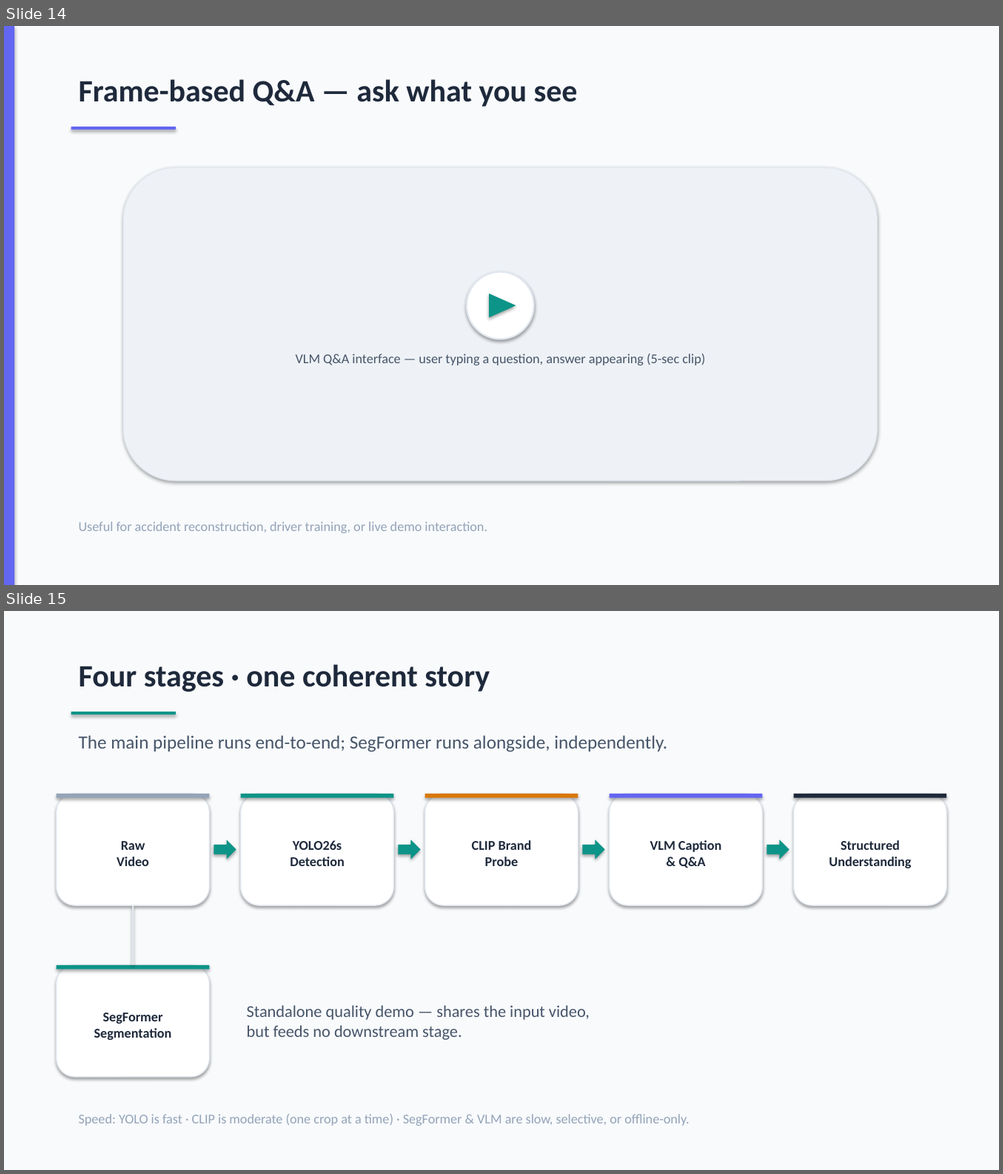
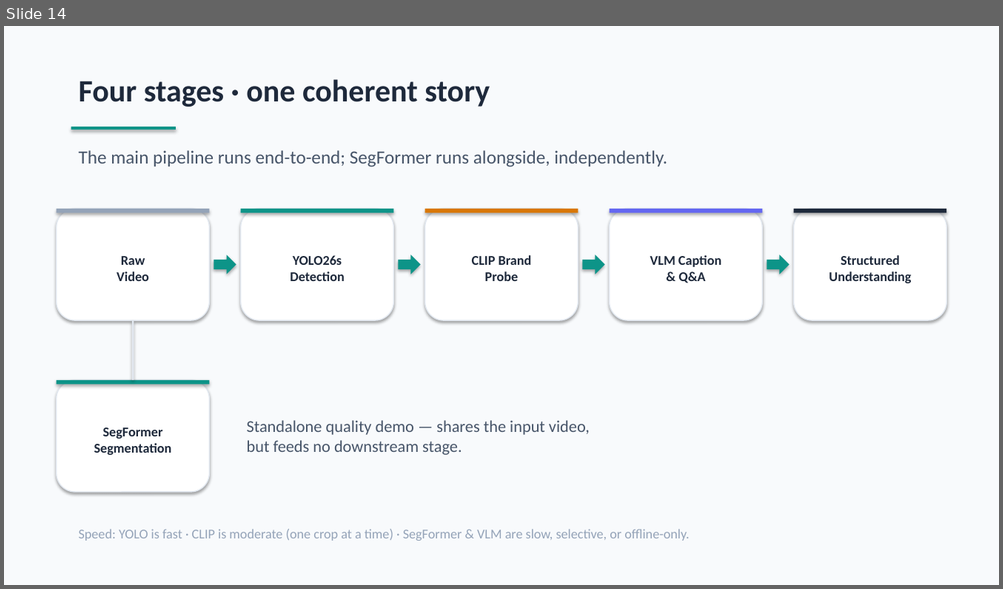
Before and after one commit to dydy2010/computer_vision_hslu_2026, a slide deck: Computer_Vision_Presentation.pptx. Shown one above the other, each under a label of ours: slides 14 and 15 before the commit, slide 14 after it. The pictures are 1003x1174 and 1003x589 pixels, drawn with LibreOffice and Linux fonts; fonts in the diff are those of the drawing. Boxes give left, top, right and bottom in pixels: in the first picture for what was removed or moved away, otherwise in the second. Text is boxed around its words. In the diff, an @@ line names an element or a change of style, - is before the commit and + after.

```diff
--- a/Computer_Vision_Presentation.pptx
+++ b/Computer_Vision_Presentation.pptx
@@ slide 14 removed at [4, 26, 999, 585], background #F8FAFC @@
@@ rectangle removed at [4, 26, 14, 585] @@
@@ text removed at [79, 79, 578, 107] @@
-Frame-based Q&A — ask what you see
@@ rectangle removed at [71, 127, 176, 130] @@
@@ rounded rectangle removed at [123, 168, 877, 481] @@
@@ ellipse removed at [466, 272, 534, 339] @@
@@ triangle removed at [489, 294, 516, 318] @@
@@ text removed at [296, 354, 705, 366] @@
-VLM Q&A interface — user typing a question, answer appearing (5-sec clip)
@@ text removed at [79, 522, 487, 534] @@
-Useful for accident reconstruction, driver training, or live demo interaction.
@@ what was slide 15 is now slide 14 @@
```
Also in this commit, not shown: 5 slides changed, 1 slide added, 1 other slide removed, 3 other files.
